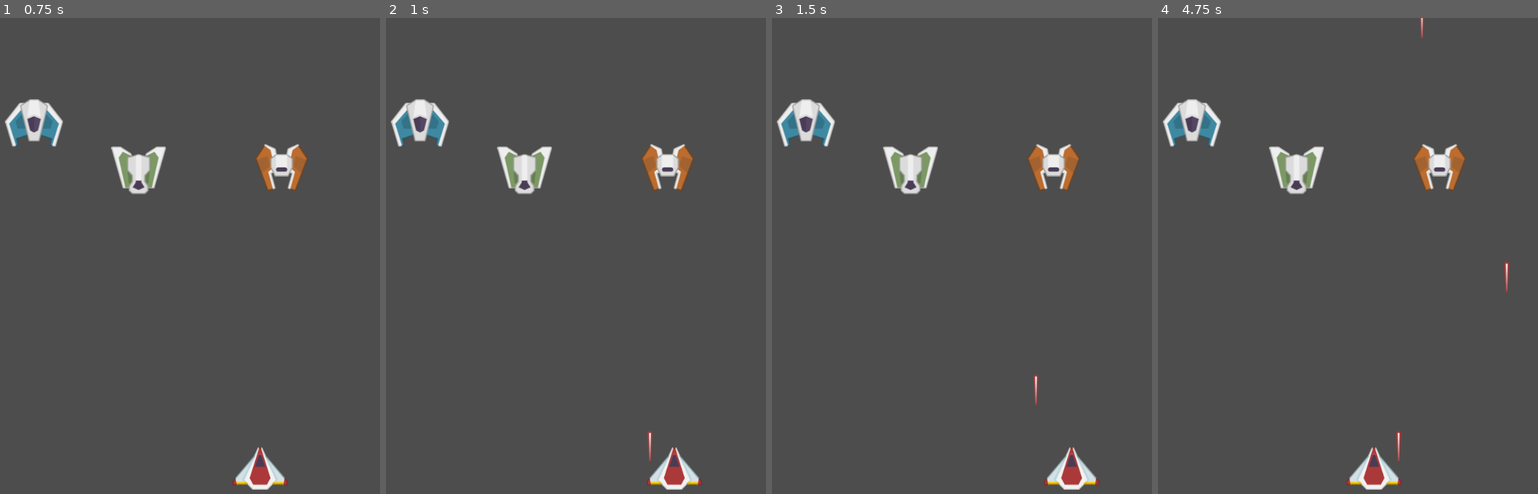
Above: before the commit, frames 1-4 (left to right).
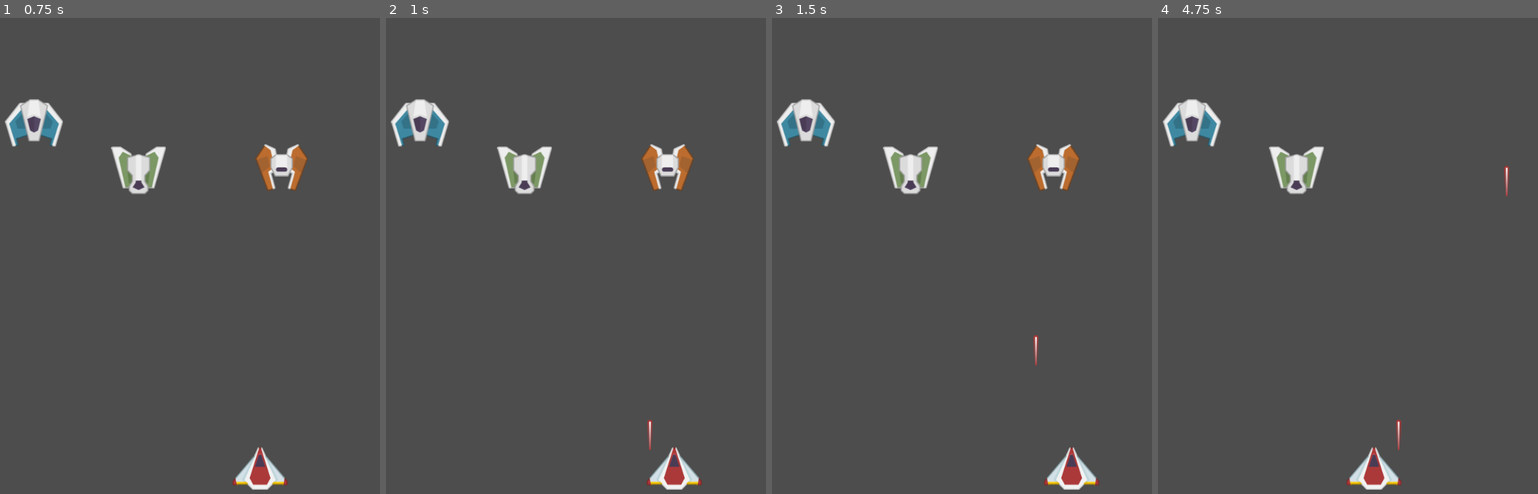
Above: after the commit, the same moments.

Repository: TheGabmeister/games-godot
Game: Godot game, scene res://scenes/game.tscn
Two runs of this game, one before a commit and one after it. Both use one fixed random seed, a clock stepped at 60 frames per second and the inputs below. The engine's default icon, where the game draws it, is replaced by a stand-in: a white triangle on a blue panel in a dark square.
Inputs:
- Up to frame 1 (0.75 s): tap Enter at 0.5 s; hold D (move_right) from 0.53 s (still down)
- Up to frame 2 (1 s): keep holding D (move_right); tap Space (jump) at 0.77 s
- Up to frame 3 (1.5 s): release D (move_right) at 1.28 s; hold A (move_left) from 1.28 s (still down)
- Up to frame 4 (4.75 s): tap Space (jump) at 1.52, 3.02, 3.77, 4.52 s; release A (move_left) at 2.03 s; hold D (move_right) 2.03-3.53 s; hold A (move_left) from 3.53 s (still down)

Frame 1 is identical in both runs. In frame 2, less than 0.1% of the frame differs, in the area x 68-71%, y 84-94%; in frame 3, 0.1%; in frame 4, 1.1%, in the area x 62-93%, y 0-94%.

Commit message:
Destroy enemy on hit

Diff:
--- a/space_invaders/project.godot
+++ b/space_invaders/project.godot
@@ -20,6 +20,10 @@
 window/size/viewport_width=800
 window/size/viewport_height=1000
 
+[global_group]
+
+enemies=""
+
 [input]
 
 move_left={
--- a/space_invaders/scenes/enemies/enemy.tscn
+++ b/space_invaders/scenes/enemies/enemy.tscn
@@ -4,13 +4,13 @@
 
 [sub_resource type="CircleShape2D" id="CircleShape2D_md0e3"]
 
-[node name="Enemy" type="Node2D"]
+[node name="Enemy" type="Node2D" groups=["enemies"]]
 
-[node name="Sprite2D" type="Sprite2D" parent="."]
+[node name="Sprite2D" type="Sprite2D" parent="." groups=["enemies"]]
 texture = ExtResource("1_7p1mj")
 
-[node name="Area2D" type="Area2D" parent="."]
+[node name="Area2D" type="Area2D" parent="." groups=["enemies"]]
 
-[node name="CollisionShape2D" type="CollisionShape2D" parent="Area2D"]
+[node name="CollisionShape2D" type="CollisionShape2D" parent="Area2D" groups=["enemies"]]
 scale = Vector2(6.19, 6.19)
 shape = SubResource("CircleShape2D_md0e3")
--- a/space_invaders/scripts/player_laser.gd
+++ b/space_invaders/scripts/player_laser.gd
@@ -1,9 +1,11 @@
 extends Node2D
 
-var speed = 200
+var speed = 300
 
 func _process(delta):
 	position.y -= speed * delta
 
 func _on_area_2d_area_entered(area: Area2D) -> void:
-	pass # Replace with function body.
+	if area.is_in_group("enemies"):
+		area.get_parent().queue_free()
+		queue_free()
